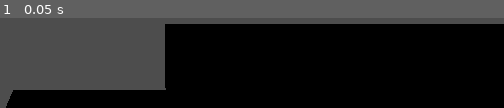
Above: before the commit, frame 1.
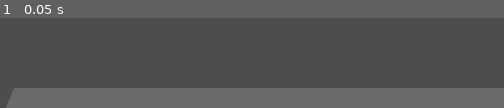
Above: after the commit, the same moment.

Repository: Cicadeuhum/monopoly-kocak
Game: Godot game, scene res://scenes/level_abby.tscn
The game is run twice, just before and just after one commit, with the same random seed, the same clock (stepped at 60 frames per second) and the same inputs. Before the commit the project starts from res://level_abby.tscn.
Inputs:
- Up to frame 1 (0.05 s): no input

The runs differ from the first frame. In frame 1, 70% of the frame differs, in the area x 1-100%, y 6-100%.

Commit message:
Rapihin punya abby

Diff:
--- a/character_body_3d.gd
+++ /dev/null
@@ -1,28 +0,0 @@
-extends CharacterBody3D
-
-
-const SPEED = 5.0
-const JUMP_VELOCITY = 4.5
-
-
-func _physics_process(delta: float) -> void:
-	# Add the gravity.
-	if not is_on_floor():
-		velocity += get_gravity() * delta
-
-	# Handle jump.
-	if Input.is_action_just_pressed("ui_accept") and is_on_floor():
-		velocity.y = JUMP_VELOCITY
-
-	# Get the input direction and handle the movement/deceleration.
-	# As good practice, you should replace UI actions with custom gameplay actions.
-	var input_dir := Input.get_vector("ui_left", "ui_right", "ui_up", "ui_down")
-	var direction := (transform.basis * Vector3(input_dir.x, 0, input_dir.y)).normalized()
-	if direction:
-		velocity.x = direction.x * SPEED
-		velocity.z = direction.z * SPEED
-	else:
-		velocity.x = move_toward(velocity.x, 0, SPEED)
-		velocity.z = move_toward(velocity.z, 0, SPEED)
-
-	move_and_slide()
--- a/level_abby.tscn
+++ /dev/null
@@ -1,135 +0,0 @@
-[gd_scene load_steps=4 format=3 uid="uid://db841cnaifibp"]
-
-[ext_resource type="PackedScene" uid="uid://k3dtpbh6nfys" path="res://player.tscn" id="1_52dxm"]
-[ext_resource type="PackedScene" uid="uid://c5rt7dn6j5xqh" path="res://tile_sudut.tscn" id="2_2gfwj"]
-[ext_resource type="PackedScene" uid="uid://b3psvwndgyeyv" path="res://tile_tengah.tscn" id="3_gvklg"]
-
-[node name="Node3D" type="Node3D"]
-
-[node name="Camera3D" type="Camera3D" parent="."]
-transform = Transform3D(1, 0, 0, 0, 1, 0, 0, 0, 1, 0, 2.76686, 2.23755)
-
-[node name="DirectionalLight3D" type="DirectionalLight3D" parent="Camera3D"]
-transform = Transform3D(1, 0, 0, 0, 1, 0, 0, 0, 1, 0, 4.43231, -7.78761)
-
-[node name="CharacterBody3D" parent="." instance=ExtResource("1_52dxm")]
-
-[node name="tile_sudut" parent="." instance=ExtResource("2_2gfwj")]
-
-[node name="Node3D3" type="Node3D" parent="."]
-transform = Transform3D(1, 0, 0, 0, 1, 0, 0, 0, 1, 7.16273, 0, -1.49986)
-
-[node name="tile_tengah" parent="Node3D3" instance=ExtResource("3_gvklg")]
-transform = Transform3D(1, 0, 0, 0, 1, 0, 0, 0, 1, -5.68029, 0, 0)
-
-[node name="tile_tengah2" parent="Node3D3" instance=ExtResource("3_gvklg")]
-transform = Transform3D(1, 0, 0, 0, 1, 0, 0, 0, 1, -4.68029, 0, 0)
-
-[node name="tile_tengah3" parent="Node3D3" instance=ExtResource("3_gvklg")]
-transform = Transform3D(1, 0, 0, 0, 1, 0, 0, 0, 1, -3.68029, 0, 0)
-
-[node name="tile_tengah4" parent="Node3D3" instance=ExtResource("3_gvklg")]
-transform = Transform3D(1, 0, 0, 0, 1, 0, 0, 0, 1, -2.68029, 0, 0)
-
-[node name="tile_tengah5" parent="Node3D3" instance=ExtResource("3_gvklg")]
-transform = Transform3D(1, 0, 0, 0, 1, 0, 0, 0, 1, -1.68029, 0, 0)
-
-[node name="tile_tengah6" parent="Node3D3" instance=ExtResource("3_gvklg")]
-transform = Transform3D(1, 0, 0, 0, 1, 0, 0, 0, 1, -0.68029, 0, 0)
-
-[node name="tile_tengah7" parent="Node3D3" instance=ExtResource("3_gvklg")]
-transform = Transform3D(1, 0, 0, 0, 1, 0, 0, 0, 1, 0.31971, 0, 0)
-
-[node name="tile_tengah8" parent="Node3D3" instance=ExtResource("3_gvklg")]
-transform = Transform3D(1, 0, 0, 0, 1, 0, 0, 0, 1, 1.31971, 0, 0)
-
-[node name="tile_tengah9" parent="Node3D3" instance=ExtResource("3_gvklg")]
-transform = Transform3D(1, 0, 0, 0, 1, 0, 0, 0, 1, 2.31971, 0, 0)
-
-[node name="Node3D4" type="Node3D" parent="."]
-
-[node name="tile_tengah10" parent="Node3D4" instance=ExtResource("3_gvklg")]
-transform = Transform3D(1, 0, 0, 0, 1, 0, 0, 0, 1, 1.5, 0, 9)
-
-[node name="tile_tengah11" parent="Node3D4" instance=ExtResource("3_gvklg")]
-transform = Transform3D(1, 0, 0, 0, 1, 0, 0, 0, 1, 2.5, 0, 9)
-
-[node name="tile_tengah12" parent="Node3D4" instance=ExtResource("3_gvklg")]
-transform = Transform3D(1, 0, 0, 0, 1, 0, 0, 0, 1, 3.5, 0, 9)
-
-[node name="tile_tengah13" parent="Node3D4" instance=ExtResource("3_gvklg")]
-transform = Transform3D(1, 0, 0, 0, 1, 0, 0, 0, 1, 4.5, 0, 9)
-
-[node name="tile_tengah14" parent="Node3D4" instance=ExtResource("3_gvklg")]
-transform = Transform3D(1, 0, 0, 0, 1, 0, 0, 0, 1, 5.5, 0, 9)
-
-[node name="tile_tengah15" parent="Node3D4" instance=ExtResource("3_gvklg")]
-transform = Transform3D(1, 0, 0, 0, 1, 0, 0, 0, 1, 6.5, 0, 9)
-
-[node name="tile_tengah16" parent="Node3D4" instance=ExtResource("3_gvklg")]
-transform = Transform3D(1, 0, 0, 0, 1, 0, 0, 0, 1, 7.5, 0, 9)
-
-[node name="tile_tengah17" parent="Node3D4" instance=ExtResource("3_gvklg")]
-transform = Transform3D(1, 0, 0, 0, 1, 0, 0, 0, 1, 8.5, 0, 9)
-
-[node name="tile_tengah18" parent="Node3D4" instance=ExtResource("3_gvklg")]
-transform = Transform3D(1, 0, 0, 0, 1, 0, 0, 0, 1, 9.5, 0, 9)
-
-[node name="Node3D2" type="Node3D" parent="."]
-
-[node name="tile_tengah19" parent="Node3D2" instance=ExtResource("3_gvklg")]
-transform = Transform3D(-4.37114e-08, 0, 1, 0, 1, 0, -1, 0, -4.37114e-08, 11.5, 0, 10)
-
-[node name="tile_tengah20" parent="Node3D2" instance=ExtResource("3_gvklg")]
-transform = Transform3D(-4.37114e-08, 0, 1, 0, 1, 0, -1, 0, -4.37114e-08, 11.5, 0, 9)
-
-[node name="tile_tengah21" parent="Node3D2" instance=ExtResource("3_gvklg")]
-transform = Transform3D(-4.37114e-08, 0, 1, 0, 1, 0, -1, 0, -4.37114e-08, 11.5, 0, 8)
-
-[node name="tile_tengah22" parent="Node3D2" instance=ExtResource("3_gvklg")]
-transform = Transform3D(-4.37114e-08, 0, 1, 0, 1, 0, -1, 0, -4.37114e-08, 11.5, 0, 7)
-
-[node name="tile_tengah23" parent="Node3D2" instance=ExtResource("3_gvklg")]
-transform = Transform3D(-4.37114e-08, 0, 1, 0, 1, 0, -1, 0, -4.37114e-08, 11.5, 0, 6)
-
-[node name="tile_tengah24" parent="Node3D2" instance=ExtResource("3_gvklg")]
-transform = Transform3D(-4.37114e-08, 0, 1, 0, 1, 0, -1, 0, -4.37114e-08, 11.5, 0, 5)
-
-[node name="tile_tengah25" parent="Node3D2" instance=ExtResource("3_gvklg")]
-transform = Transform3D(-4.37114e-08, 0, 1, 0, 1, 0, -1, 0, -4.37114e-08, 11.5, 0, 4)
-
-[node name="tile_tengah26" parent="Node3D2" instance=ExtResource("3_gvklg")]
-transform = Transform3D(-4.37114e-08, 0, 1, 0, 1, 0, -1, 0, -4.37114e-08, 11.5, 0, 3)
-
-[node name="tile_tengah27" parent="Node3D2" instance=ExtResource("3_gvklg")]
-transform = Transform3D(-4.37114e-08, 0, 1, 0, 1, 0, -1, 0, -4.37114e-08, 11.5, 0, 2)
-
-[node name="Node3D" type="Node3D" parent="."]
-transform = Transform3D(1, 0, 0, 0, 1, 0, 0, 0, 1, 0, 0, 5.5)
-
-[node name="tile_tengah29" parent="Node3D" instance=ExtResource("3_gvklg")]
-transform = Transform3D(-4.37114e-08, 0, 1, 0, 1, 0, -1, 0, -4.37114e-08, 0, 0, 3.00012)
-
-[node name="tile_tengah30" parent="Node3D" instance=ExtResource("3_gvklg")]
-transform = Transform3D(-4.37114e-08, 0, 1, 0, 1, 0, -1, 0, -4.37114e-08, 0, 0, 2.00012)
-
-[node name="tile_tengah31" parent="Node3D" instance=ExtResource("3_gvklg")]
-transform = Transform3D(-4.37114e-08, 0, 1, 0, 1, 0, -1, 0, -4.37114e-08, 0, 0, 1.00012)
-
-[node name="tile_tengah32" parent="Node3D" instance=ExtResource("3_gvklg")]
-transform = Transform3D(-4.37114e-08, 0, 1, 0, 1, 0, -1, 0, -4.37114e-08, 0, 0, 0.000119209)
-
-[node name="tile_tengah33" parent="Node3D" instance=ExtResource("3_gvklg")]
-transform = Transform3D(-4.37114e-08, 0, 1, 0, 1, 0, -1, 0, -4.37114e-08, 0, 0, -0.999881)
-
-[node name="tile_tengah34" parent="Node3D" instance=ExtResource("3_gvklg")]
-transform = Transform3D(-4.37114e-08, 0, 1, 0, 1, 0, -1, 0, -4.37114e-08, 0, 0, -1.99988)
-
-[node name="tile_tengah35" parent="Node3D" instance=ExtResource("3_gvklg")]
-transform = Transform3D(-4.37114e-08, 0, 1, 0, 1, 0, -1, 0, -4.37114e-08, 0, 0, -2.99988)
-
-[node name="tile_tengah36" parent="Node3D" instance=ExtResource("3_gvklg")]
-transform = Transform3D(-4.37114e-08, 0, 1, 0, 1, 0, -1, 0, -4.37114e-08, 0, 0, -3.99988)
-
-[node name="tile_tengah28" parent="Node3D" instance=ExtResource("3_gvklg")]
-transform = Transform3D(-4.37114e-08, 0, 1, 0, 1, 0, -1, 0, -4.37114e-08, 0, 0, 4.00012)
--- a/player.tscn
+++ /dev/null
@@ -1,16 +0,0 @@
-[gd_scene load_steps=4 format=3 uid="uid://k3dtpbh6nfys"]
-
-[ext_resource type="Script" path="res://character_body_3d.gd" id="1_xyxvn"]
-
-[sub_resource type="CapsuleShape3D" id="CapsuleShape3D_3ksqn"]
-
-[sub_resource type="CapsuleMesh" id="CapsuleMesh_0fvgt"]
-
-[node name="CharacterBody3D" type="CharacterBody3D"]
-script = ExtResource("1_xyxvn")
-
-[node name="CollisionShape3D2" type="CollisionShape3D" parent="."]
-shape = SubResource("CapsuleShape3D_3ksqn")
-
-[node name="MeshInstance3D" type="MeshInstance3D" parent="."]
-mesh = SubResource("CapsuleMesh_0fvgt")
--- a/project.godot
+++ b/project.godot
@@ -11,6 +11,6 @@
 [application]
 
 config/name="new project"
-run/main_scene="res://level_abby.tscn"
+run/main_scene="res://scenes/level_abby.tscn"
 config/features=PackedStringArray("4.3", "Forward Plus")
 config/icon="res://icon.svg"
--- /dev/null
+++ b/scenes/level_abby.tscn
@@ -0,0 +1,154 @@
+[gd_scene load_steps=3 format=3 uid="uid://db841cnaifibp"]
+
+[ext_resource type="PackedScene" uid="uid://c5rt7dn6j5xqh" path="res://scenes/tile_sudut.tscn" id="1_r201c"]
+[ext_resource type="PackedScene" uid="uid://b3psvwndgyeyv" path="res://scenes/tile_tengah.tscn" id="2_w1j5s"]
+
+[node name="Node3D" type="Node3D"]
+
+[node name="DirectionalLight3D" type="DirectionalLight3D" parent="."]
+transform = Transform3D(1, 0, 0, 0, 0.866025, 0.5, 0, -0.5, 0.866025, 0, 0, 0)
+
+[node name="Camera3D" type="Camera3D" parent="."]
+transform = Transform3D(1, 0, 0, 0, 1, 0, 0, 0, 1, 0, 2.76686, 2.23755)
+
+[node name="tile_sudut" parent="." instance=ExtResource("1_r201c")]
+
+[node name="tile_tengah" parent="tile_sudut" instance=ExtResource("2_w1j5s")]
+transform = Transform3D(1, 0, 0, 0, 1, 0, 0, 0, 1, 1.5, 0, 0)
+tile_idx = 1
+
+[node name="tile_tengah2" parent="tile_sudut" instance=ExtResource("2_w1j5s")]
+transform = Transform3D(1, 0, 0, 0, 1, 0, 0, 0, 1, 2.5, 0, 0)
+tile_idx = 2
+
+[node name="tile_tengah3" parent="tile_sudut" instance=ExtResource("2_w1j5s")]
+transform = Transform3D(1, 0, 0, 0, 1, 0, 0, 0, 1, 3.5, 0, 0)
+tile_idx = 3
+
+[node name="tile_tengah4" parent="tile_sudut" instance=ExtResource("2_w1j5s")]
+transform = Transform3D(1, 0, 0, 0, 1, 0, 0, 0, 1, 4.5, 0, 0)
+tile_idx = 4
+
+[node name="tile_tengah5" parent="tile_sudut" instance=ExtResource("2_w1j5s")]
+transform = Transform3D(1, 0, 0, 0, 1, 0, 0, 0, 1, 5.5, 0, 0)
+tile_idx = 5
+
+[node name="tile_tengah6" parent="tile_sudut" instance=ExtResource("2_w1j5s")]
+transform = Transform3D(1, 0, 0, 0, 1, 0, 0, 0, 1, 6.5, 0, 0)
+tile_idx = 6
+
+[node name="tile_tengah7" parent="tile_sudut" instance=ExtResource("2_w1j5s")]
+transform = Transform3D(1, 0, 0, 0, 1, 0, 0, 0, 1, 7.5, 0, 0)
+tile_idx = 7
+
+[node name="tile_tengah8" parent="tile_sudut" instance=ExtResource("2_w1j5s")]
+transform = Transform3D(1, 0, 0, 0, 1, 0, 0, 0, 1, 8.5, 0, 0)
+tile_idx = 8
+
+[node name="tile_sudut2" parent="." instance=ExtResource("1_r201c")]
+transform = Transform3D(-4.37114e-08, 0, -1, 0, 1, 0, 1, 0, -4.37114e-08, 10, 0, 0)
+tile_idx = 9
+
+[node name="tile_tengah" parent="tile_sudut2" instance=ExtResource("2_w1j5s")]
+transform = Transform3D(1, 0, 0, 0, 1, 0, 0, 0, 1, 1.5, 0, 0)
+tile_idx = 10
+
+[node name="tile_tengah2" parent="tile_sudut2" instance=ExtResource("2_w1j5s")]
+transform = Transform3D(1, 0, 0, 0, 1, 0, 0, 0, 1, 2.5, 0, 0)
+tile_idx = 11
+
+[node name="tile_tengah3" parent="tile_sudut2" instance=ExtResource("2_w1j5s")]
+transform = Transform3D(1, 0, 0, 0, 1, 0, 0, 0, 1, 3.5, 0, 0)
+tile_idx = 12
+
+[node name="tile_tengah4" parent="tile_sudut2" instance=ExtResource("2_w1j5s")]
+transform = Transform3D(1, 0, 0, 0, 1, 0, 0, 0, 1, 4.5, 0, 0)
+tile_idx = 13
+
+[node name="tile_tengah5" parent="tile_sudut2" instance=ExtResource("2_w1j5s")]
+transform = Transform3D(1, 0, 0, 0, 1, 0, 0, 0, 1, 5.5, 0, 0)
+tile_idx = 14
+
+[node name="tile_tengah6" parent="tile_sudut2" instance=ExtResource("2_w1j5s")]
+transform = Transform3D(1, 0, 0, 0, 1, 0, 0, 0, 1, 6.5, 0, 0)
+tile_idx = 15
+
+[node name="tile_tengah7" parent="tile_sudut2" instance=ExtResource("2_w1j5s")]
+transform = Transform3D(1, 0, 0, 0, 1, 0, 0, 0, 1, 7.5, 0, 0)
+tile_idx = 16
+
+[node name="tile_tengah8" parent="tile_sudut2" instance=ExtResource("2_w1j5s")]
+transform = Transform3D(1, 0, 0, 0, 1, 0, 0, 0, 1, 8.5, 0, 0)
+tile_idx = 17
+
+[node name="tile_sudut3" parent="." instance=ExtResource("1_r201c")]
+transform = Transform3D(-1, 0, 8.74228e-08, 0, 1, 0, -8.74228e-08, 0, -1, 10, 0, 10)
+tile_idx = 18
+
+[node name="tile_tengah" parent="tile_sudut3" instance=ExtResource("2_w1j5s")]
+transform = Transform3D(1, 0, 0, 0, 1, 0, 0, 0, 1, 1.5, 0, 0)
+tile_idx = 19
+
+[node name="tile_tengah2" parent="tile_sudut3" instance=ExtResource("2_w1j5s")]
+transform = Transform3D(1, 0, 0, 0, 1, 0, 0, 0, 1, 2.5, 0, 0)
+tile_idx = 20
+
+[node name="tile_tengah3" parent="tile_sudut3" instance=ExtResource("2_w1j5s")]
+transform = Transform3D(1, 0, 0, 0, 1, 0, 0, 0, 1, 3.5, 0, 0)
+tile_idx = 21
+
+[node name="tile_tengah4" parent="tile_sudut3" instance=ExtResource("2_w1j5s")]
+transform = Transform3D(1, 0, 0, 0, 1, 0, 0, 0, 1, 4.5, 0, 0)
+tile_idx = 22
+
+[node name="tile_tengah5" parent="tile_sudut3" instance=ExtResource("2_w1j5s")]
+transform = Transform3D(1, 0, 0, 0, 1, 0, 0, 0, 1, 5.5, 0, 0)
+tile_idx = 23
+
+[node name="tile_tengah6" parent="tile_sudut3" instance=ExtResource("2_w1j5s")]
+transform = Transform3D(1, 0, 0, 0, 1, 0, 0, 0, 1, 6.5, 0, 0)
+tile_idx = 24
+
+[node name="tile_tengah7" parent="tile_sudut3" instance=ExtResource("2_w1j5s")]
+transform = Transform3D(1, 0, 0, 0, 1, 0, 0, 0, 1, 7.5, 0, 0)
+tile_idx = 25
+
+[node name="tile_tengah8" parent="tile_sudut3" instance=ExtResource("2_w1j5s")]
+transform = Transform3D(1, 0, 0, 0, 1, 0, 0, 0, 1, 8.5, 0, 0)
+tile_idx = 26
+
+[node name="tile_sudut4" parent="." instance=ExtResource("1_r201c")]
+transform = Transform3D(1.31134e-07, 0, 1, 0, 1, 0, -1, 0, 1.31134e-07, 0, 0, 10)
+tile_idx = 27
+
+[node name="tile_tengah" parent="tile_sudut4" instance=ExtResource("2_w1j5s")]
+transform = Transform3D(1, 0, 0, 0, 1, 0, 0, 0, 1, 1.5, 0, 0)
+tile_idx = 28
+
+[node name="tile_tengah2" parent="tile_sudut4" instance=ExtResource("2_w1j5s")]
+transform = Transform3D(1, 0, 0, 0, 1, 0, 0, 0, 1, 2.5, 0, 0)
+tile_idx = 29
+
+[node name="tile_tengah3" parent="tile_sudut4" instance=ExtResource("2_w1j5s")]
+transform = Transform3D(1, 0, 0, 0, 1, 0, 0, 0, 1, 3.5, 0, 0)
+tile_idx = 30
+
+[node name="tile_tengah4" parent="tile_sudut4" instance=ExtResource("2_w1j5s")]
+transform = Transform3D(1, 0, 0, 0, 1, 0, 0, 0, 1, 4.5, 0, 0)
+tile_idx = 31
+
+[node name="tile_tengah5" parent="tile_sudut4" instance=ExtResource("2_w1j5s")]
+transform = Transform3D(1, 0, 0, 0, 1, 0, 0, 0, 1, 5.5, 0, 0)
+tile_idx = 32
+
+[node name="tile_tengah6" parent="tile_sudut4" instance=ExtResource("2_w1j5s")]
+transform = Transform3D(1, 0, 0, 0, 1, 0, 0, 0, 1, 6.5, 0, 0)
+tile_idx = 33
+
+[node name="tile_tengah7" parent="tile_sudut4" instance=ExtResource("2_w1j5s")]
+transform = Transform3D(1, 0, 0, 0, 1, 0, 0, 0, 1, 7.5, 0, 0)
+tile_idx = 34
+
+[node name="tile_tengah8" parent="tile_sudut4" instance=ExtResource("2_w1j5s")]
+transform = Transform3D(1, 0, 0, 0, 1, 0, 0, 0, 1, 8.5, 0, 0)
+tile_idx = 35
--- /dev/null
+++ b/scenes/tile_sudut.gd
@@ -0,0 +1 @@
+extends Tile
--- a/tile_sudut.tscn
+++ b/scenes/tile_sudut.tscn
@@ -1,15 +1,18 @@
-[gd_scene load_steps=3 format=3 uid="uid://c5rt7dn6j5xqh"]
+[gd_scene load_steps=4 format=3 uid="uid://c5rt7dn6j5xqh"]
+
+[ext_resource type="Script" path="res://scenes/tile_sudut.gd" id="1_rvjhf"]
 
 [sub_resource type="BoxShape3D" id="BoxShape3D_fk7il"]
+size = Vector3(2, 1, 2)
 
 [sub_resource type="BoxMesh" id="BoxMesh_r2e1l"]
+size = Vector3(2, 1, 2)
 
 [node name="tile_sudut" type="StaticBody3D"]
+script = ExtResource("1_rvjhf")
 
 [node name="CollisionShape3D" type="CollisionShape3D" parent="."]
-transform = Transform3D(2, 0, 0, 0, 1, 0, 0, 0, 2, 0, 0, 0)
 shape = SubResource("BoxShape3D_fk7il")
 
 [node name="MeshInstance3D" type="MeshInstance3D" parent="CollisionShape3D"]
-transform = Transform3D(1, 0, 0, 0, 1, 0, 0, 0, 1, -0.00293279, -0.0120418, 0.00142384)
 mesh = SubResource("BoxMesh_r2e1l")
--- /dev/null
+++ b/scenes/tile_tengah.gd
@@ -0,0 +1 @@
+extends Tile
--- a/tile_tengah.tscn
+++ b/scenes/tile_tengah.tscn
@@ -1,15 +1,18 @@
-[gd_scene load_steps=3 format=3 uid="uid://b3psvwndgyeyv"]
+[gd_scene load_steps=4 format=3 uid="uid://b3psvwndgyeyv"]
+
+[ext_resource type="Script" path="res://scenes/tile_tengah.gd" id="1_ct8lj"]
 
 [sub_resource type="BoxShape3D" id="BoxShape3D_fk7il"]
+size = Vector3(1, 1, 2)
 
 [sub_resource type="BoxMesh" id="BoxMesh_r2e1l"]
+size = Vector3(1, 1, 2)
 
 [node name="tile_tengah" type="StaticBody3D"]
+script = ExtResource("1_ct8lj")
 
 [node name="CollisionShape3D" type="CollisionShape3D" parent="."]
-transform = Transform3D(1, 0, 0, 0, 1, 0, 0, 0, 2, 0, 0, 0)
 shape = SubResource("BoxShape3D_fk7il")
 
 [node name="MeshInstance3D" type="MeshInstance3D" parent="CollisionShape3D"]
-transform = Transform3D(1, 0, 0, 0, 1, 0, 0, 0, 1, -0.00293279, -0.0120418, 0.00142384)
 mesh = SubResource("BoxMesh_r2e1l")
--- /dev/null
+++ b/scripts/tile.gd
@@ -0,0 +1,4 @@
+extends Node
+class_name Tile
+
+@export var tile_idx : int
